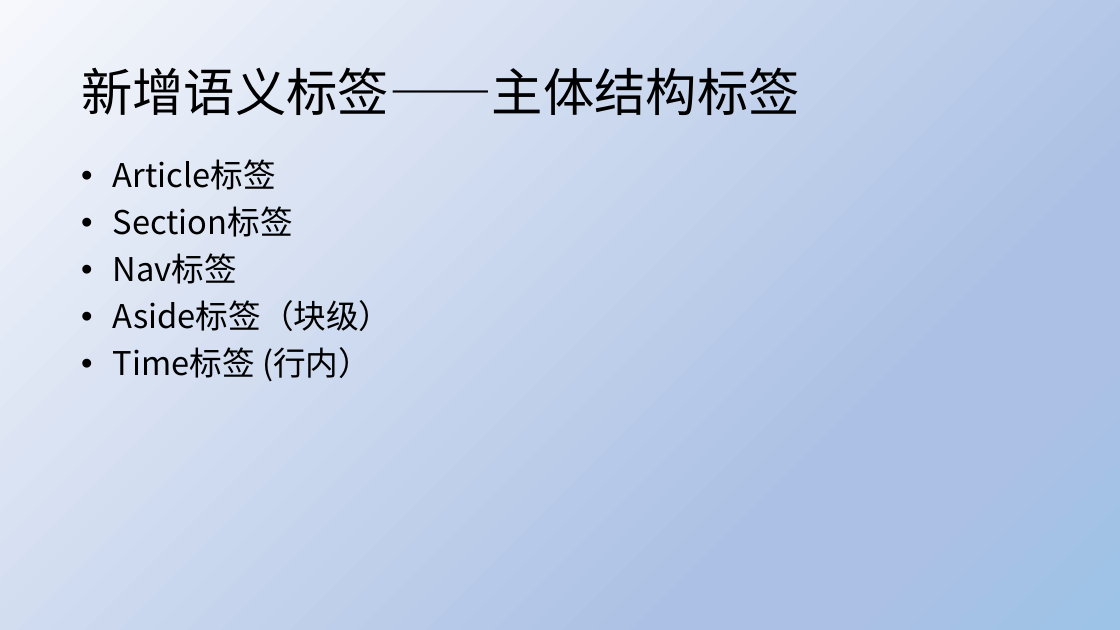
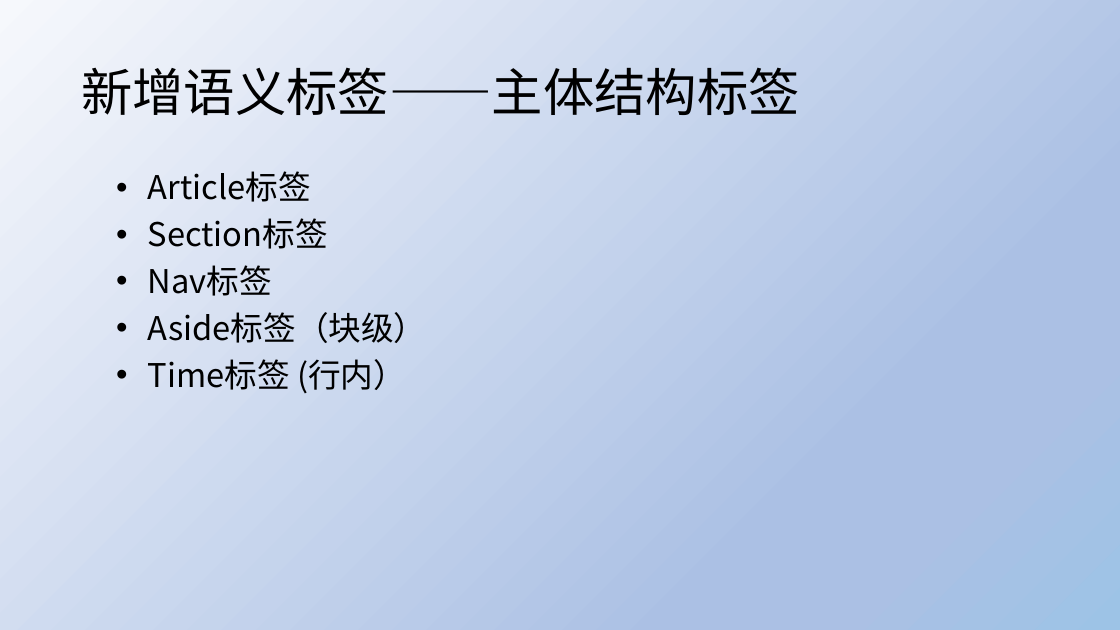
Before and after one commit to johnjackson/H5C3, a slide deck: slide 18 of 第1单元-概览/第一单元HTML新特性.pptx. Drawn at 1120x630 pixels with LibreOffice and Linux fonts; fonts in the diff are those of the drawing. Boxes give left, top, right and bottom in pixels: in the first picture for what was removed or moved away, otherwise in the second. Text is boxed around its words. In the diff, an @@ line names an element or a change of style, - is before the commit and + after.

```diff
--- a/第1单元-概览/第一单元HTML新特性.pptx
+++ b/第1单元-概览/第一单元HTML新特性.pptx
@@ text "Article标签" moved from (x1=113, y1=159, x2=392, y2=381) to (x1=148, y1=171, x2=427, y2=393) @@
```
Also in this commit, not shown: 1 other slide changed, 4 other files.
